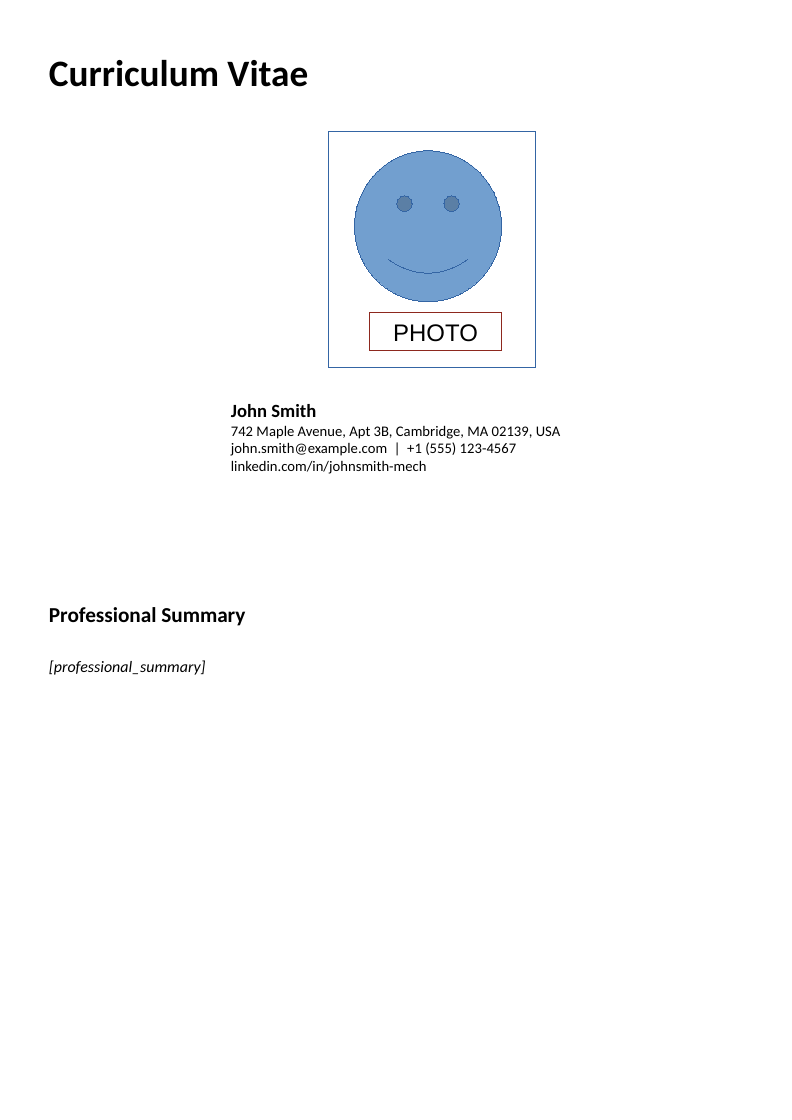
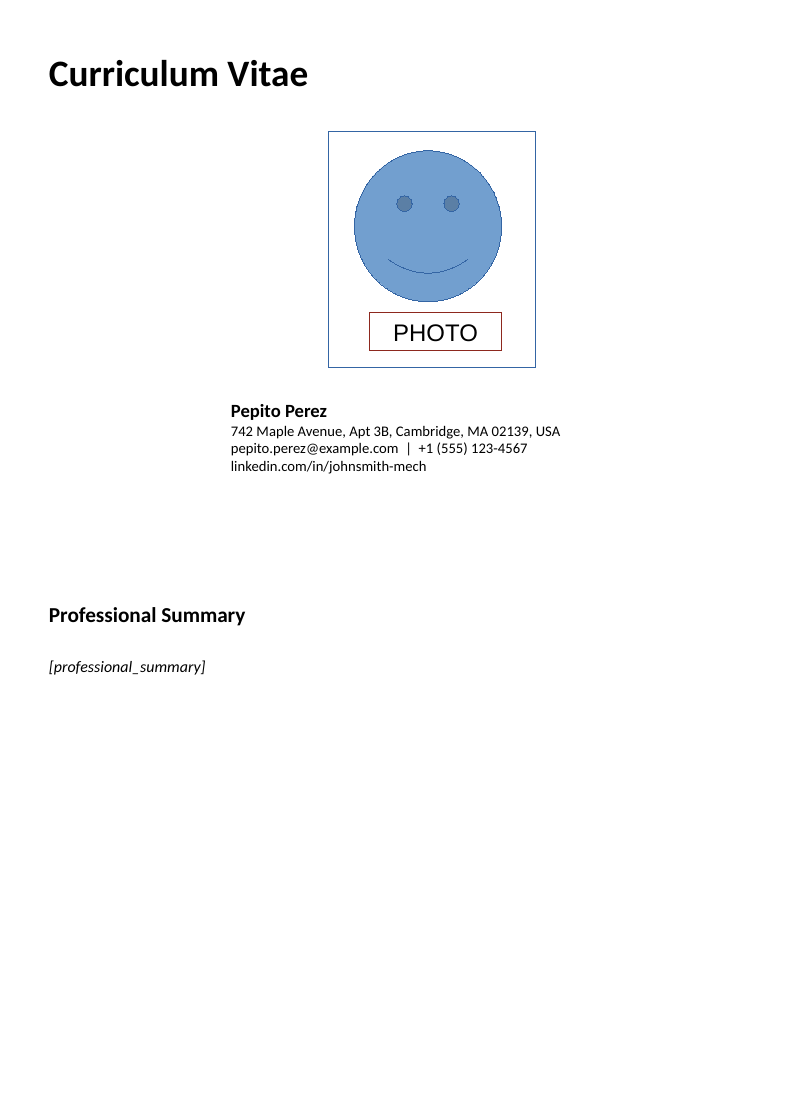
Before and after one commit to juanaponterojas01/Bonfire, a slide deck: slide 1 of examples/templates/en/cv_template.pptx. Drawn at 792x1120 pixels with LibreOffice and Linux fonts; fonts in the diff are those of the drawing. Boxes give left, top, right and bottom in pixels: in the first picture for what was removed or moved away, otherwise in the second. Text is boxed around its words. In the diff, an @@ line names an element or a change of style, - is before the commit and + after.

Commit message:
fix profil extractor example fallback, unify example profils

```diff
--- a/examples/templates/en/cv_template.pptx
+++ b/examples/templates/en/cv_template.pptx
@@ text at <box>231,404,327,420</box>: text changed @@
-John Smith
+Pepito Perez
@@ text at <box>231,442,527,456</box>: text changed @@
-john.smith@example.com | +1 (555) 123-4567
+pepito.perez@example.com | +1 (555) 123-4567
```
Also in this commit, not shown: 13 other files.
